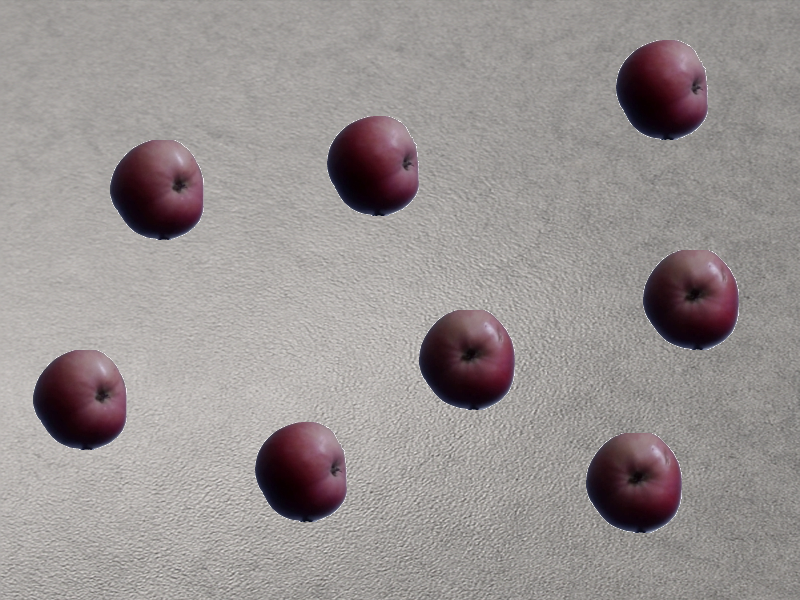
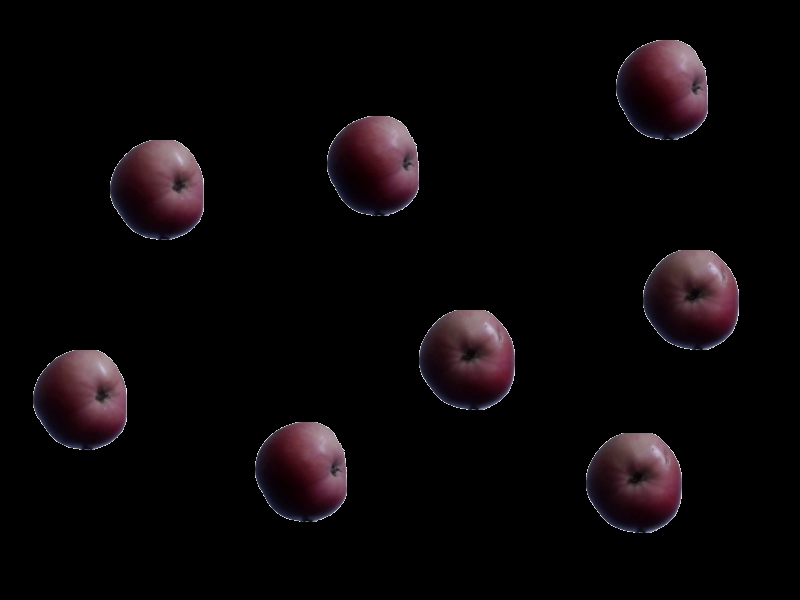
Before/after of a 800 x 600 layered artwork. What changed in the layer stack:
hid "Layer 4" over [0, 0, 800, 600]
showed "Layer 0" over [0, 0, 800, 600]
